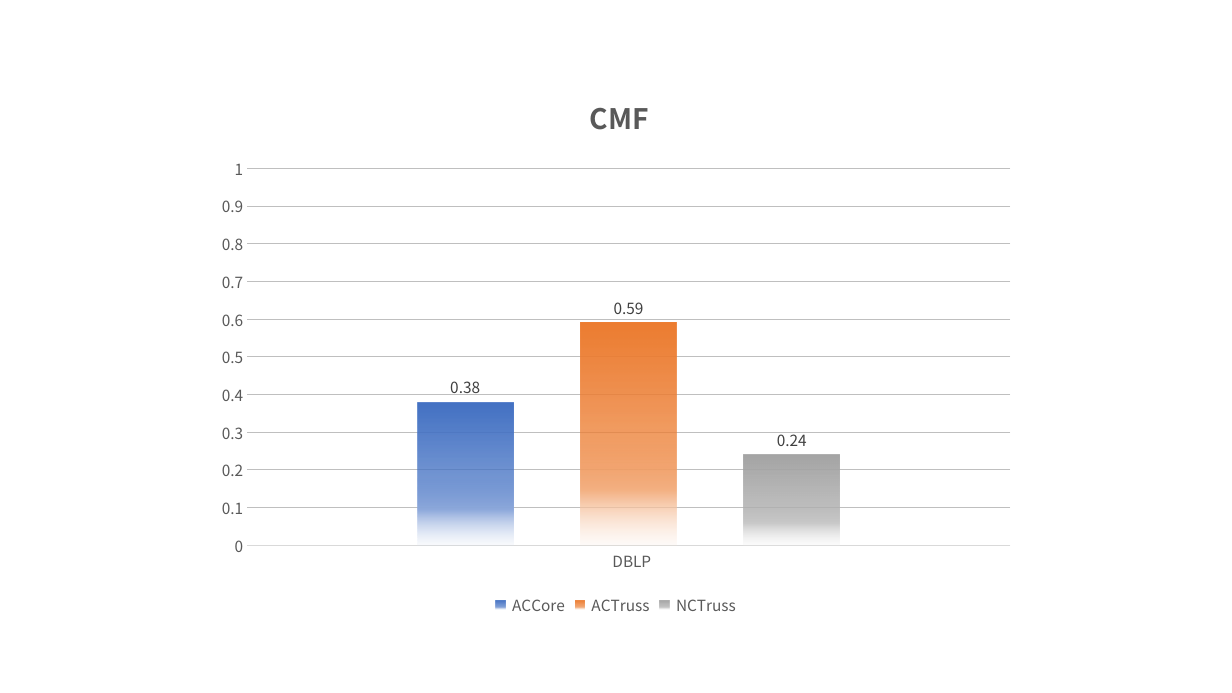
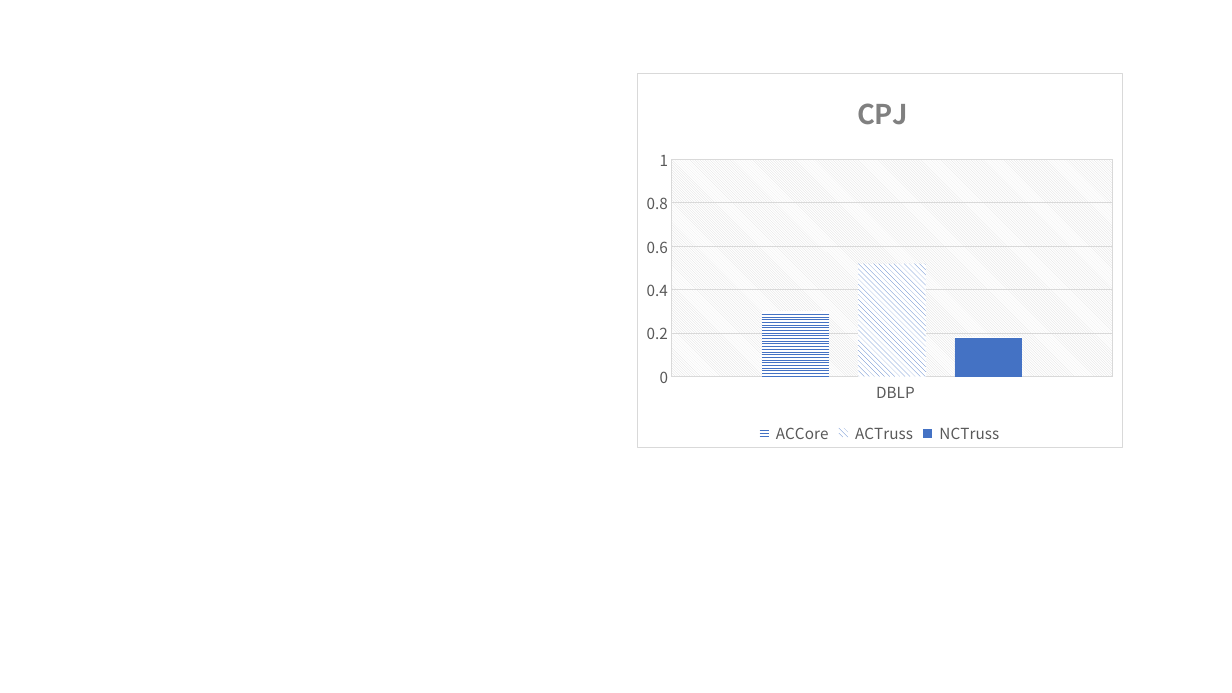
Before and after one commit to chendaye/paper, a slide deck: slide 1 of chart.pptx. Drawn at 1232x693 pixels with LibreOffice and Linux fonts; fonts in the diff are those of the drawing. Boxes give left, top, right and bottom in pixels: in the first picture for what was removed or moved away, otherwise in the second. Text is boxed around its words. In the diff, an @@ line names an element or a change of style, - is before the commit and + after.

```diff
--- a/chart.pptx
+++ b/chart.pptx
@@ column chart at [637,73,1123,448] @@
@@ title " CMF " to " CPJ " @@
@@  ACCore,   DBLP: 0.38 to 0.3 @@
@@ colour of  ACCore gradient #4472C4 to #8FAADC to #DAE3F3 to pattern #4472C4 on #FFFFFF @@
@@ data labels of  ACCore removed @@
@@  ACTruss,   DBLP: 0.59 to 0.52 @@
@@ colour of  ACTruss gradient #ED7D31 to #F4B183 to #FBE5D6 to pattern #4472C4 on #FFFFFF @@
@@ data labels of  ACTruss removed @@
@@  NCTruss,   DBLP: 0.24 to 0.18 @@
@@ colour of  NCTruss gradient #A5A5A5 to #C9C9C9 to #EDEDED to pattern #4472C4 on #FFFFFF @@
@@ data labels of  NCTruss removed @@
@@ category axis changed @@
@@ value axis changed @@
@@ bar spacing changed @@
@@ background changed @@
@@ border changed @@
@@ column chart: place and size @@
-column chart at [205,73,1027,621]
+column chart at [637,73,1123,448]
```
Also in this commit, not shown: 6 slides added, 1 other file.
